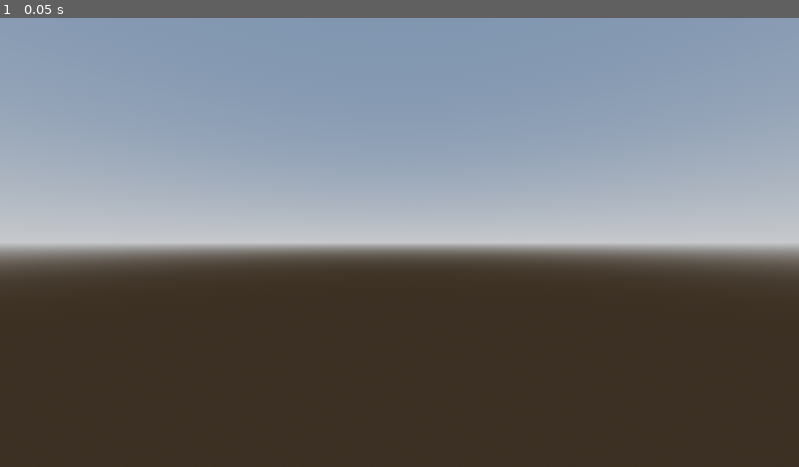
Above: before the commit, frame 1.
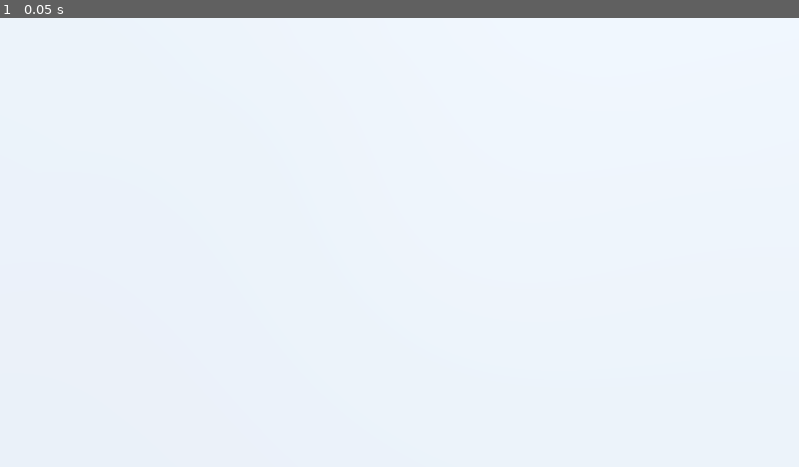
Above: after the commit, the same moment.

Repository: DrDuckson/Barbarian_Blaster
Game: Godot game, scene res://scenes/main.tscn
Two runs of this game, one before a commit and one after it. Both use one fixed random seed, a clock stepped at 60 frames per second and the inputs below. The project has no main scene, so this scene is started directly.
Inputs:
- Up to frame 1 (0.05 s): no input

The runs differ from the first frame. In frame 1, 100% of the frame differs, in the area x 0-100%, y 0-100%.

Commit message:
Added floor to main scene

Diff:
--- a/scenes/main.tscn
+++ b/scenes/main.tscn
@@ -2,28 +2,32 @@
 
 [ext_resource type="Script" path="res://scripts/main.gd" id="1_wisi0"]
 
-[sub_resource type="ProceduralSkyMaterial" id="ProceduralSkyMaterial_qweee"]
+[sub_resource type="ProceduralSkyMaterial" id="ProceduralSkyMaterial_27fy1"]
 sky_horizon_color = Color(0.64625, 0.65575, 0.67075, 1)
 ground_horizon_color = Color(0.64625, 0.65575, 0.67075, 1)
 
-[sub_resource type="Sky" id="Sky_xuruf"]
-sky_material = SubResource("ProceduralSkyMaterial_qweee")
+[sub_resource type="Sky" id="Sky_riccb"]
+sky_material = SubResource("ProceduralSkyMaterial_27fy1")
 
-[sub_resource type="Environment" id="Environment_i8lgx"]
+[sub_resource type="Environment" id="Environment_oh53a"]
 background_mode = 2
-sky = SubResource("Sky_xuruf")
+sky = SubResource("Sky_riccb")
 tonemap_mode = 2
 glow_enabled = true
 
 [node name="Main" type="Node3D"]
 script = ExtResource("1_wisi0")
 
-[node name="WorldEnvironment" type="WorldEnvironment" parent="."]
-environment = SubResource("Environment_i8lgx")
-
 [node name="DirectionalLight3D" type="DirectionalLight3D" parent="."]
-transform = Transform3D(-0.866023, -0.433016, 0.250001, 0, 0.499998, 0.866027, -0.500003, 0.749999, -0.43301, 0, 0, 0)
+transform = Transform3D(-0.866023, -0.433016, 0.250001, 0, 0.499998, 0.866027, -0.500003, 0.749999, -0.43301, 0, 50.4779, 0)
 shadow_enabled = true
 
+[node name="WorldEnvironment" type="WorldEnvironment" parent="."]
+environment = SubResource("Environment_oh53a")
+
+[node name="CSGBox3D" type="CSGBox3D" parent="."]
+transform = Transform3D(1, 0, 0, 0, 1, 0, 0, 0, 1, 0, -1, 0)
+size = Vector3(100, 2, 100)
+
 [node name="Camera3D" type="Camera3D" parent="."]
-transform = Transform3D(1, 0, 0, 0, 1, 0, 0, 0, 1, 0, 0, 2)
+transform = Transform3D(1, 0, 0, 0, 0.422618, 0.906308, 0, -0.906308, 0.422618, 0, 14.5, 9.5)
